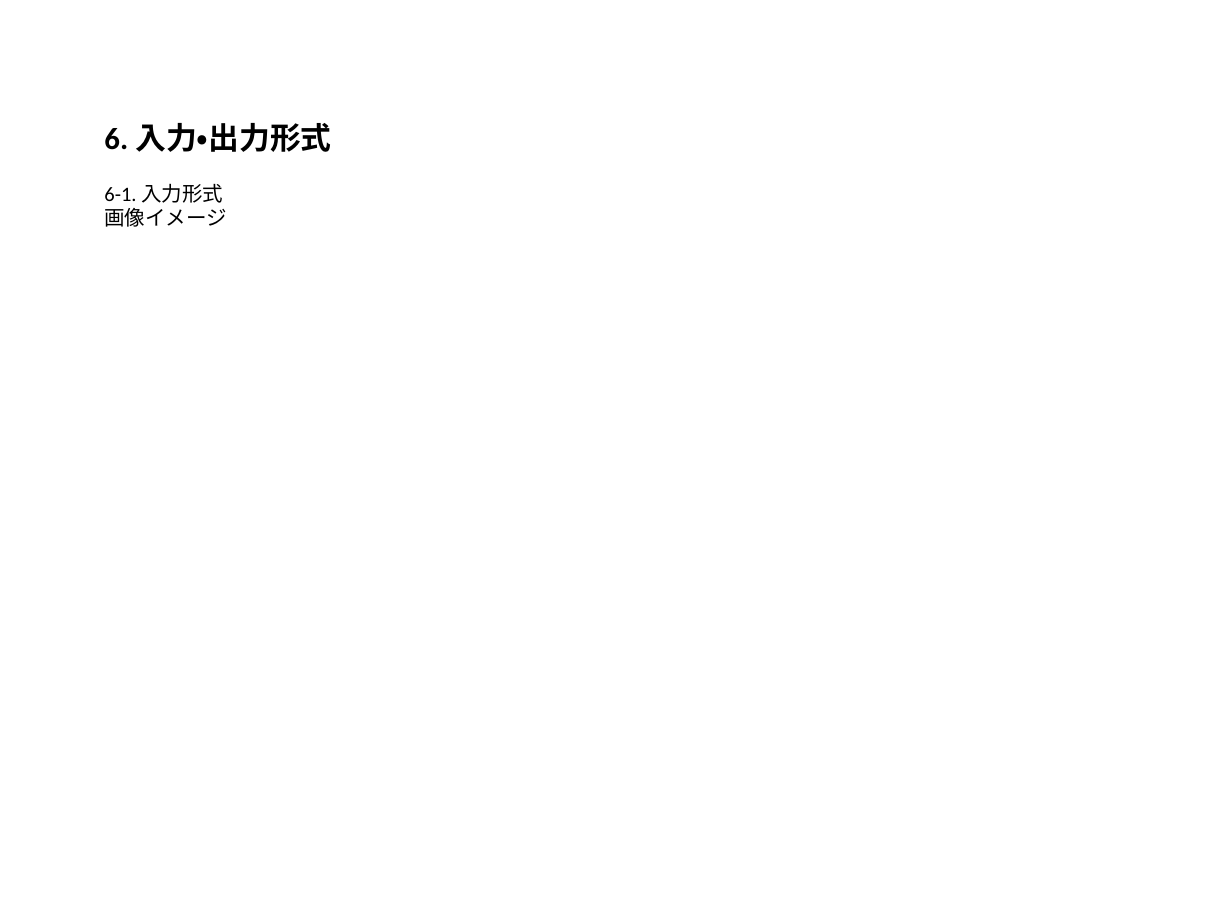
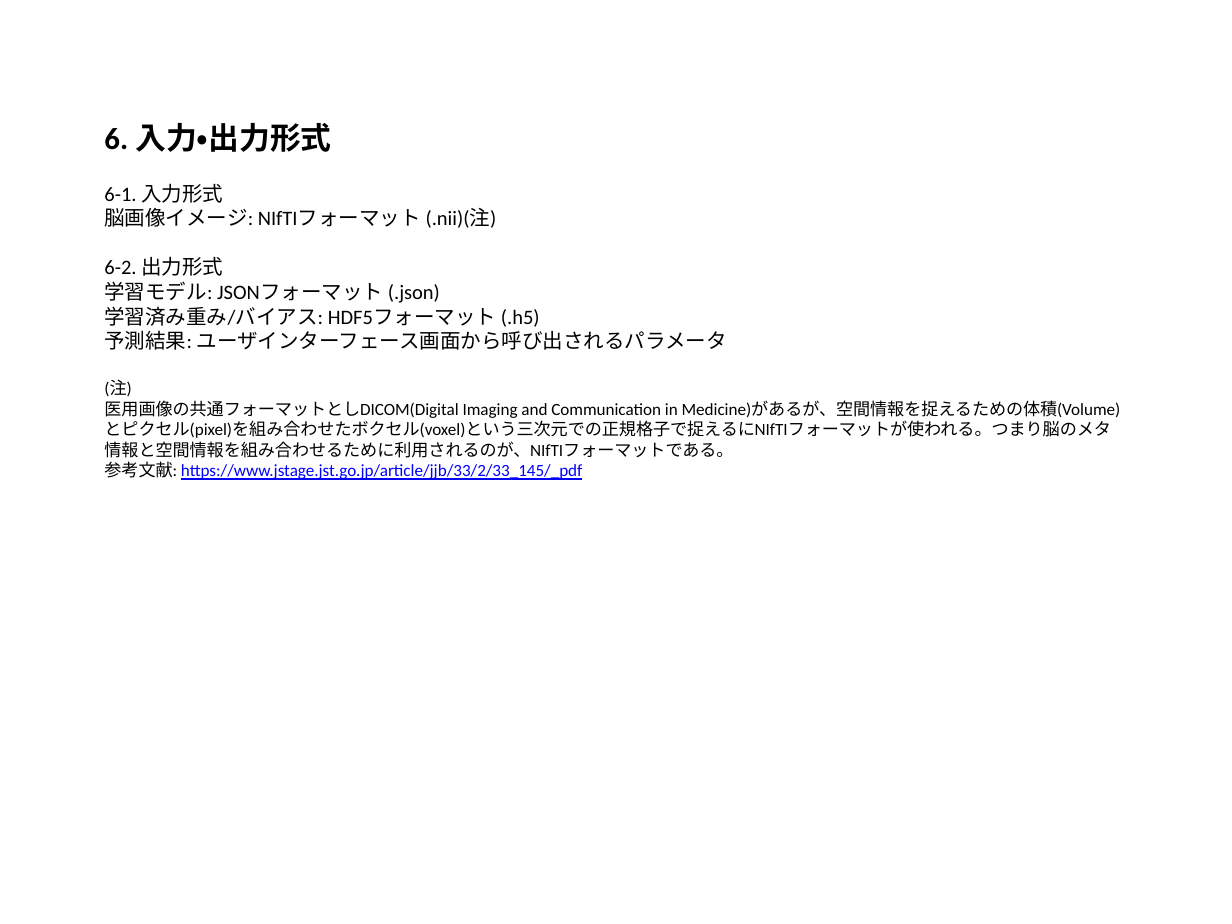
Before and after one commit to yasuyukiokubo/DiveIntoCode, a slide deck: slide 4 of presentation/システム設計書_学習モデル.pptx (slide 3 before the commit). Drawn at 1232x924 pixels with LibreOffice and Linux fonts; fonts in the diff are those of the drawing. Boxes give left, top, right and bottom in pixels: in the first picture for what was removed or moved away, otherwise in the second. Text is boxed around its words. In the diff, an @@ line names an element or a change of style, - is before the commit and + after.

```diff
--- a/presentation/システム設計書_学習モデル.pptx
+++ b/presentation/システム設計書_学習モデル.pptx
@@ title at box(104, 123, 1121, 480): text changed; size 12 to 10 pt @@
-6. 入力・出力形式
-6-1. 入力形式
-画像イメージ
+6. 入力・出力形式
+6-1. 入力形式
+脳画像イメージ: NIfTIフォーマット (.nii)(注)
+6-2. 出力形式
+学習モデル: JSONフォーマット (.json)
+学習済み重み/バイアス: HDF5フォーマット (.h5)
+予測結果: ユーザインターフェース画面から呼び出されるパラメータ
+(注)
+医用画像の共通フォーマットとしDICOM(Digital Imaging and Communication in Medicine)があるが、空間情報を捉えるための体積(Volume)とピクセル(pixel)を組み合わせたボクセル(voxel)という三次元での正規格子で捉えるにNIfTIフォーマットが使われる。つまり脳のメタ情報と空間情報を組み合わせるために利用されるのが、NIfTIフォーマットである。
+参考文献: https://www.jstage.jst.go.jp/article/jjb/33/2/33_145/_pdf
```
Also in this commit, not shown: 2 slides added, 1 other file.
